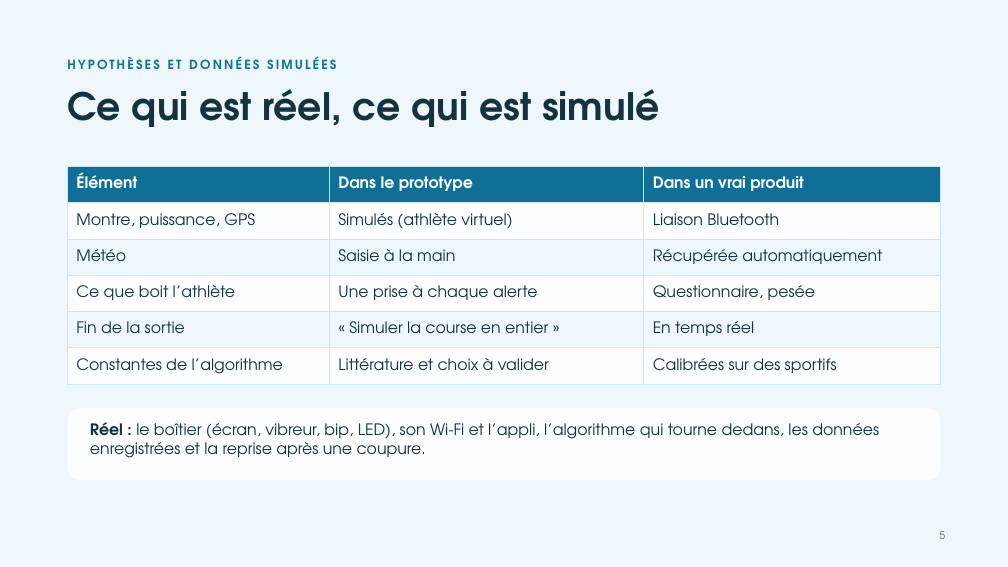
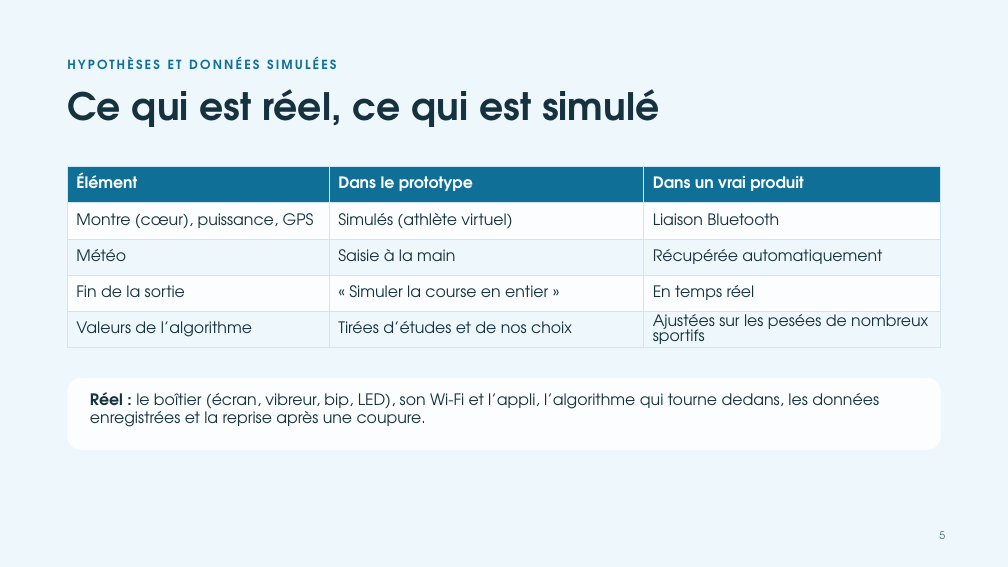
Before and after one commit to martinbaumg/hydroperf, a slide deck: slide 5 of docs/hydroperf_demo_finale.pptx. Drawn at 1008x567 pixels with LibreOffice and Linux fonts; fonts in the diff are those of the drawing. Boxes give left, top, right and bottom in pixels: in the first picture for what was removed or moved away, otherwise in the second. Text is boxed around its words. In the diff, an @@ line names an element or a change of style, - is before the commit and + after.

Commit message:
questionnaire et pesee apres la simulation + slides de la demo mises a jour

```diff
--- a/docs/hydroperf_demo_finale.pptx
+++ b/docs/hydroperf_demo_finale.pptx
@@ table at (67,166,941,348) @@
-row 2, column 1: Montre, puissance, GPS
+row 2, column 1: Montre (cœur), puissance, GPS
-row 4: Ce que boit l’athlète | Une prise à chaque alerte | Questionnaire, pesée
-row 6: Constantes de l’algorithme | Littérature et choix à valider | Calibrées sur des sportifs
+row 5: Valeurs de l’algorithme | Tirées d’études et de nos choix | Ajustées sur les pesées de nombreux sportifs
@@ rounded rectangle: place and size @@
-rounded rectangle at (67,408,941,480)
+rounded rectangle at (67,378,941,450)
@@ text "Réel : le boîtier (écran, ...": place and size @@
-text "Réel : le boîtier (écran, ..." at (90,422,879,458)
+text "Réel : le boîtier (écran, ..." at (90,392,879,427)
```
Also in this commit, not shown: 3 other slides changed, 1 other file.
